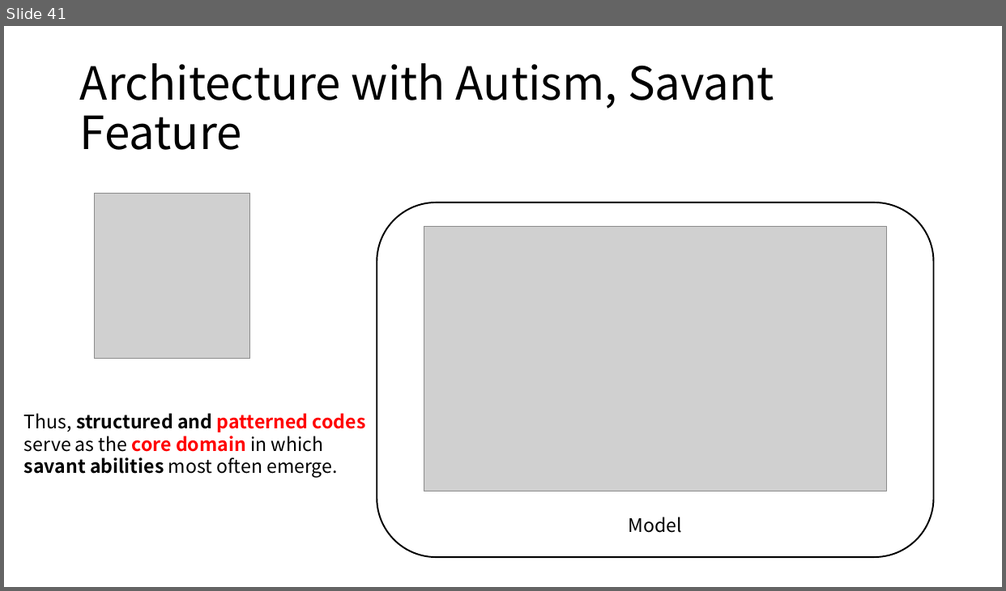
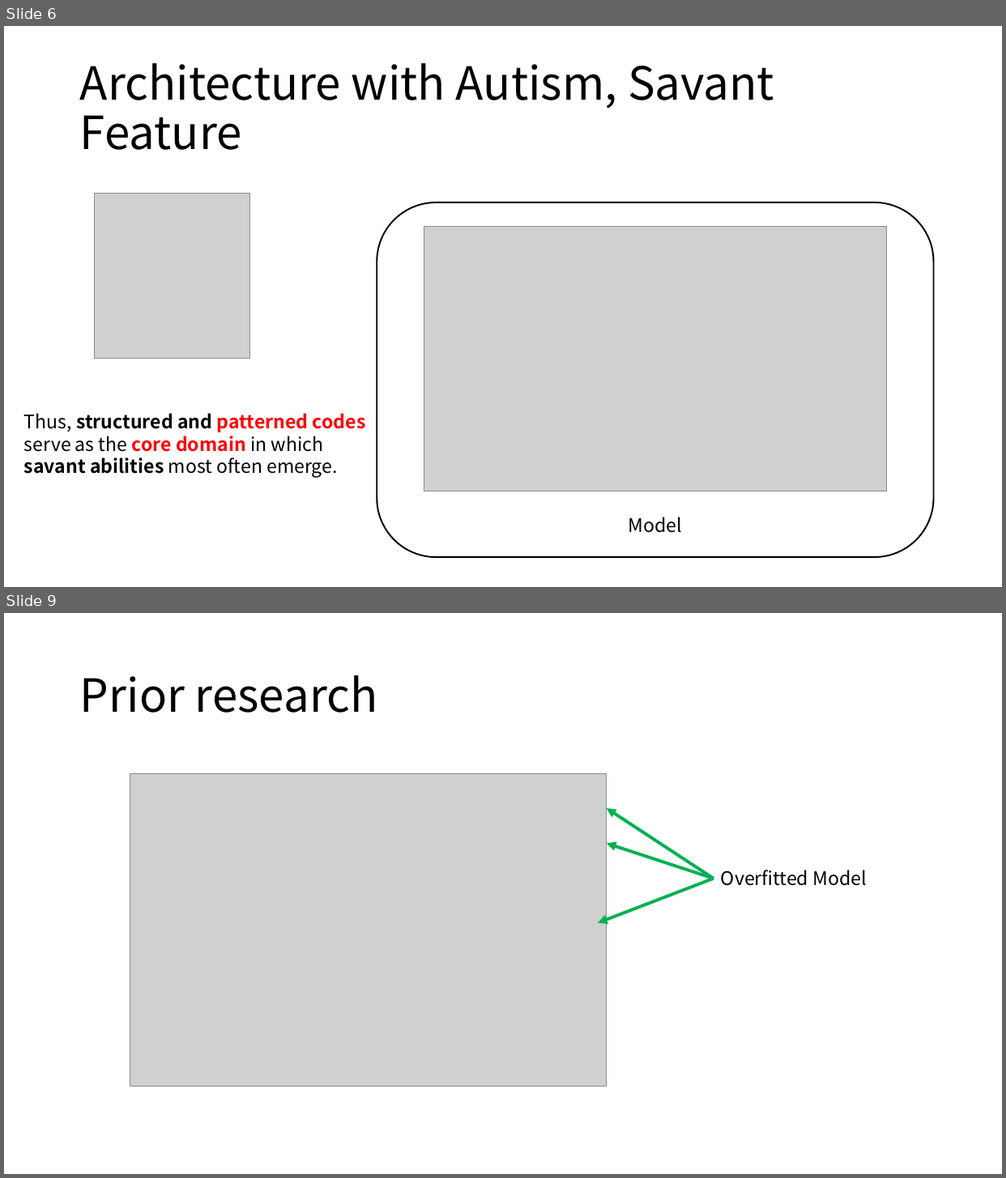
Before and after one commit to topaz11100/PROGRESS, a slide deck: 2_0729/0729_progress.pptx. Shown one above the other, each under a label of ours: slide 41 before the commit, slides 6 and 9 after it; the slides between them are not shown. The pictures are 1006x591 and 1006x1178 pixels, drawn with LibreOffice and Linux fonts; fonts in the diff are those of the drawing; grey boxes stand for pictures. Boxes give left, top, right and bottom in pixels: in the first picture for what was removed or moved away, otherwise in the second. Text is boxed around its words. In the diff, an @@ line names an element or a change of style, - is before the commit and + after.

```diff
--- a/2_0729/0729_progress.pptx
+++ b/2_0729/0729_progress.pptx
@@ slide 9 added at [4, 613, 1002, 1174], background #FFFFFF @@
@@ title added at [80, 675, 378, 713], 44 pt, text #000000 @@
+Prior research
@@ picture added at [130, 774, 607, 1087] @@
@@ arrow added from (714, 879) to (607, 808), #00B050 3 pt @@
@@ arrow added from (714, 879) to (607, 844), #00B050 3 pt @@
@@ arrow added from (714, 879) to (598, 923), #00B050 3 pt @@
@@ text added at [721, 870, 866, 886], 18 pt, text #000000 @@
+Overfitted Model
@@ what was slide 41 is now slide 6 @@
```
Also in this commit, not shown: 7 other slides added, 38 slides removed, 26 other files.
